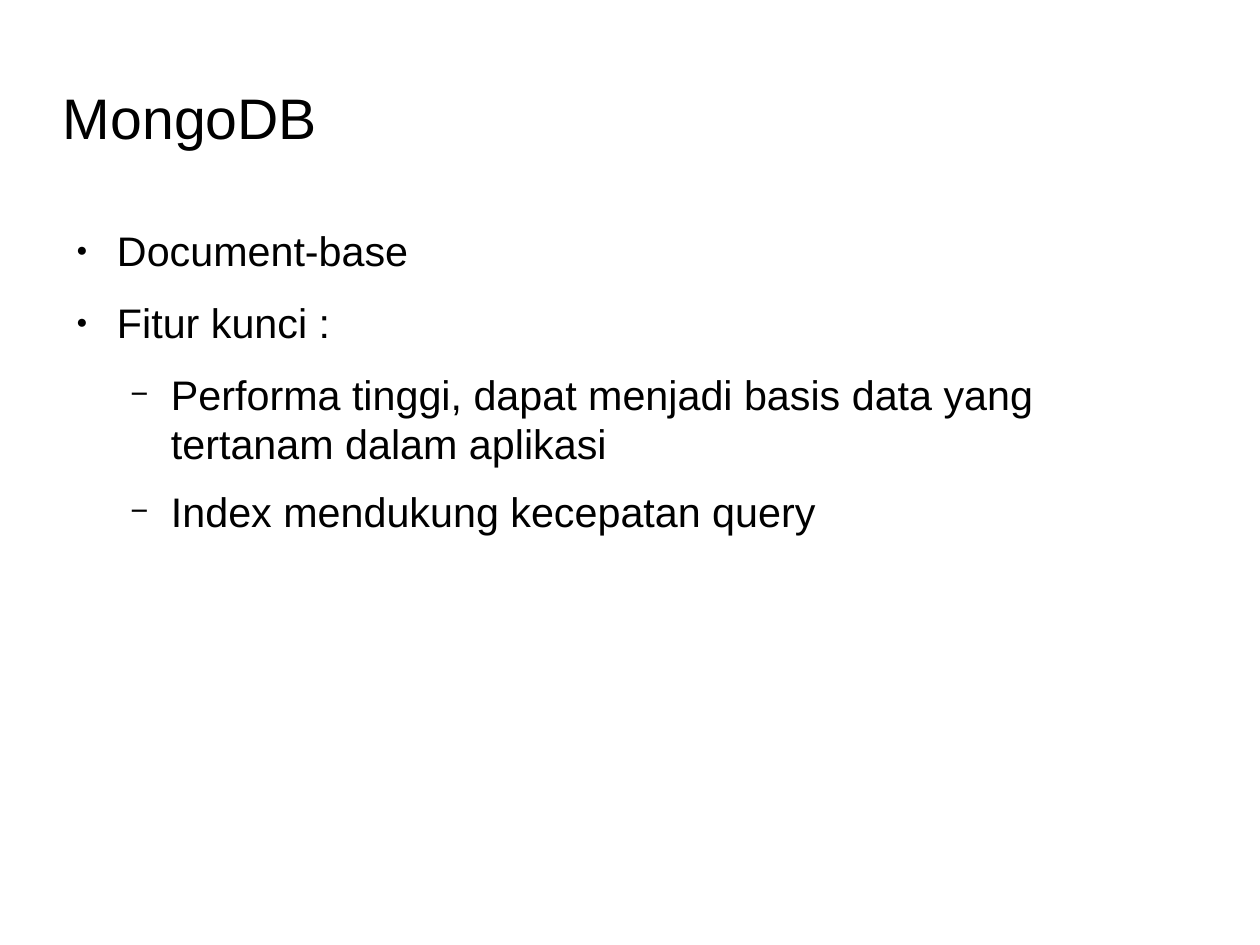
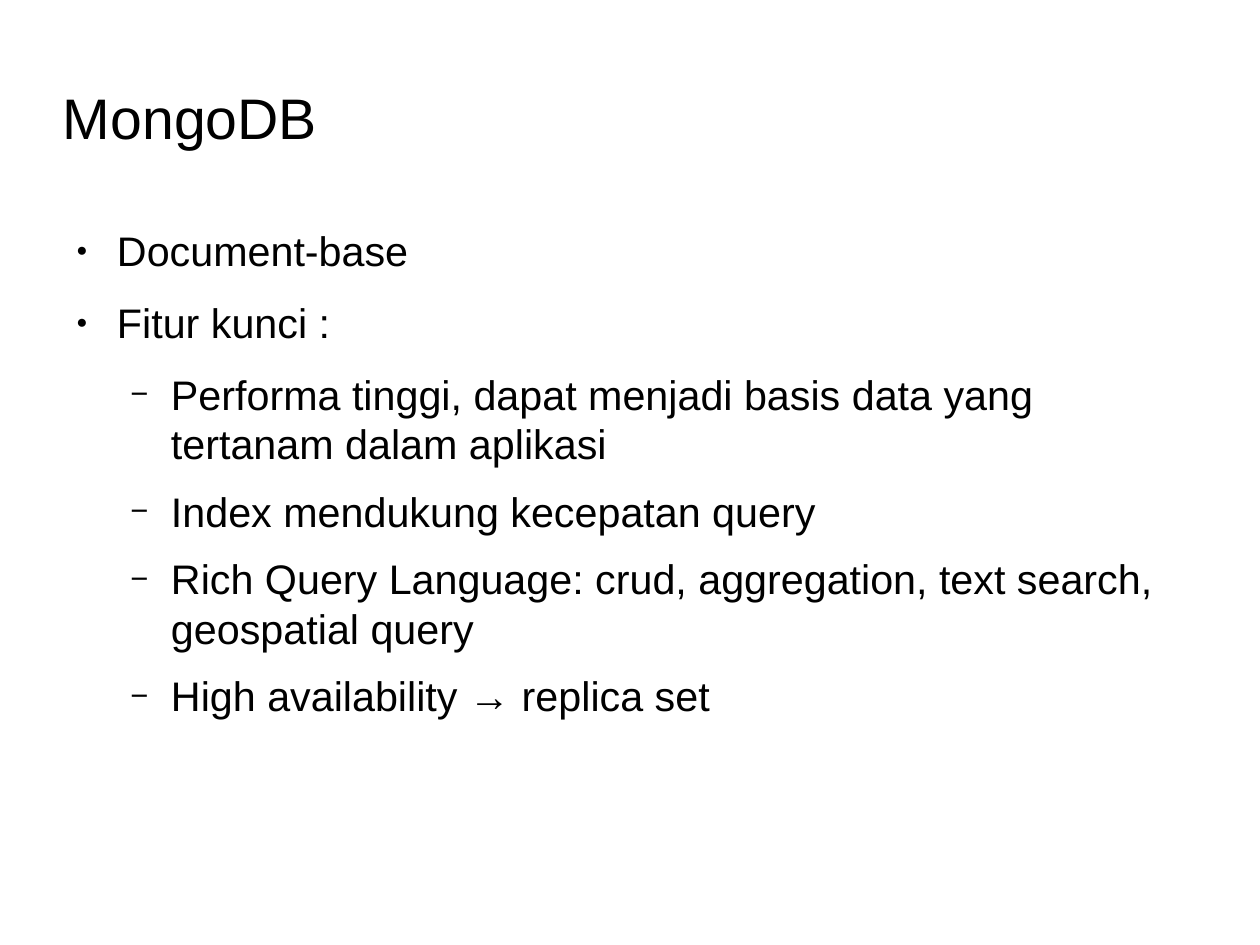
Before and after one commit to Dickyfathur7/pemrograman-komputer-2, a slide deck: slide 8 of 06-db-and-nosql-BELUM-SELESAI/slide-db-and-nosql.odp. Drawn at 1260x945 pixels with LibreOffice and Linux fonts; fonts in the diff are those of the drawing; background and template pictures are left out. Boxes give left, top, right and bottom in pixels: in the first picture for what was removed or moved away, otherwise in the second. Text is boxed around its words. In the diff, an @@ line names an element or a change of style, - is before the commit and + after.

```diff
--- a/06-db-and-nosql-BELUM-SELESAI/slide-db-and-nosql.odp
+++ b/06-db-and-nosql-BELUM-SELESAI/slide-db-and-nosql.odp
@@ text at bbox=[171, 564, 1152, 719]: paragraphs added @@
+  − Rich Query Language: crud, aggregation, text search, geospatial query
+  − High availability → replica set
```
Also in this commit, not shown: 2 slides added.
